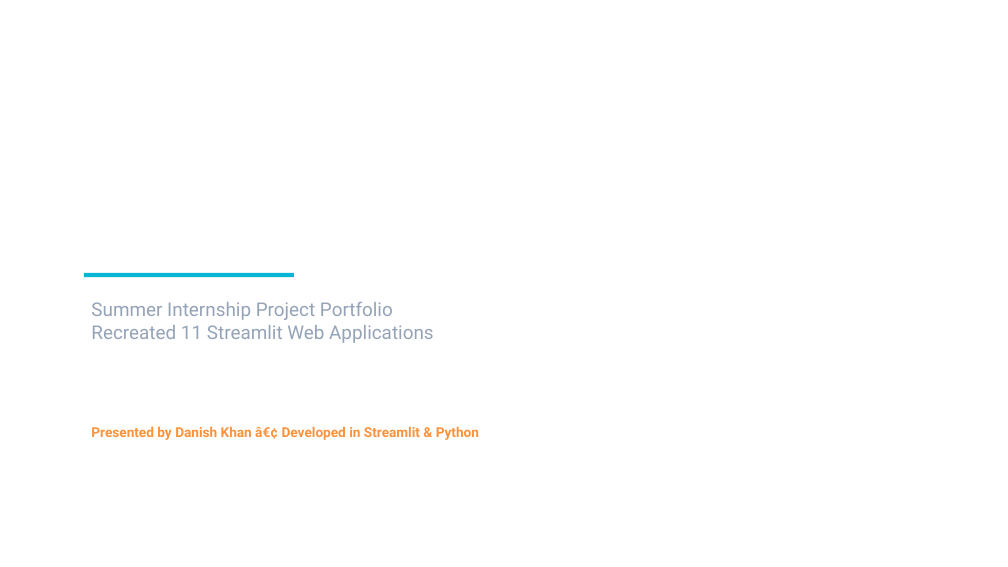
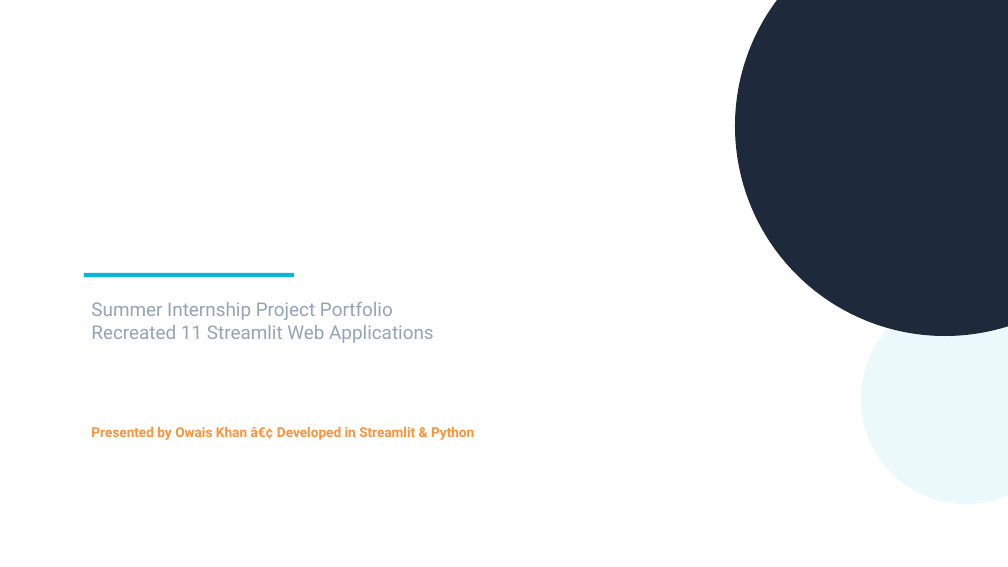
Before and after one commit to owais200511-maker/AI-ML-Summer-Internship-Projects, a slide deck: slide 1 of AI_ML_Internship_Presentation.pptx. Drawn at 1008x567 pixels with LibreOffice and Linux fonts; fonts in the diff are those of the drawing. Boxes give left, top, right and bottom in pixels: in the first picture for what was removed or moved away, otherwise in the second. Text is boxed around its words. In the diff, an @@ line names an element or a change of style, - is before the commit and + after.

Commit message:
Update presentation: Add name Owais Khan and upgrade slide design features

```diff
--- a/AI_ML_Internship_Presentation.pptx
+++ b/AI_ML_Internship_Presentation.pptx
@@ ellipse added at [735, 0, 1008, 337], fill #1E293B @@
@@ ellipse added at [861, 294, 1008, 504], fill #06B6D4 at 8% opacity @@
@@ text at [91, 426, 474, 440]: text changed @@
-Presented by Danish Khan â€¢ Developed in Streamlit & Python
+Presented by Owais Khan â€¢ Developed in Streamlit & Python
```
Also in this commit, not shown: 11 other slides changed, 1 other file.
